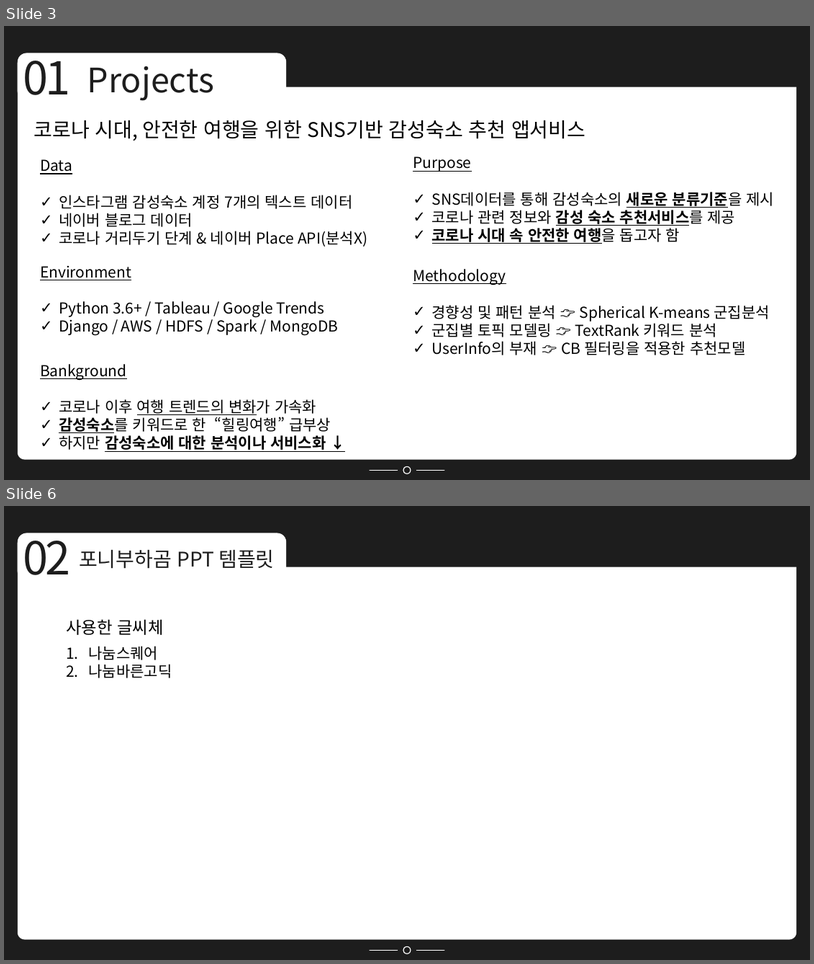
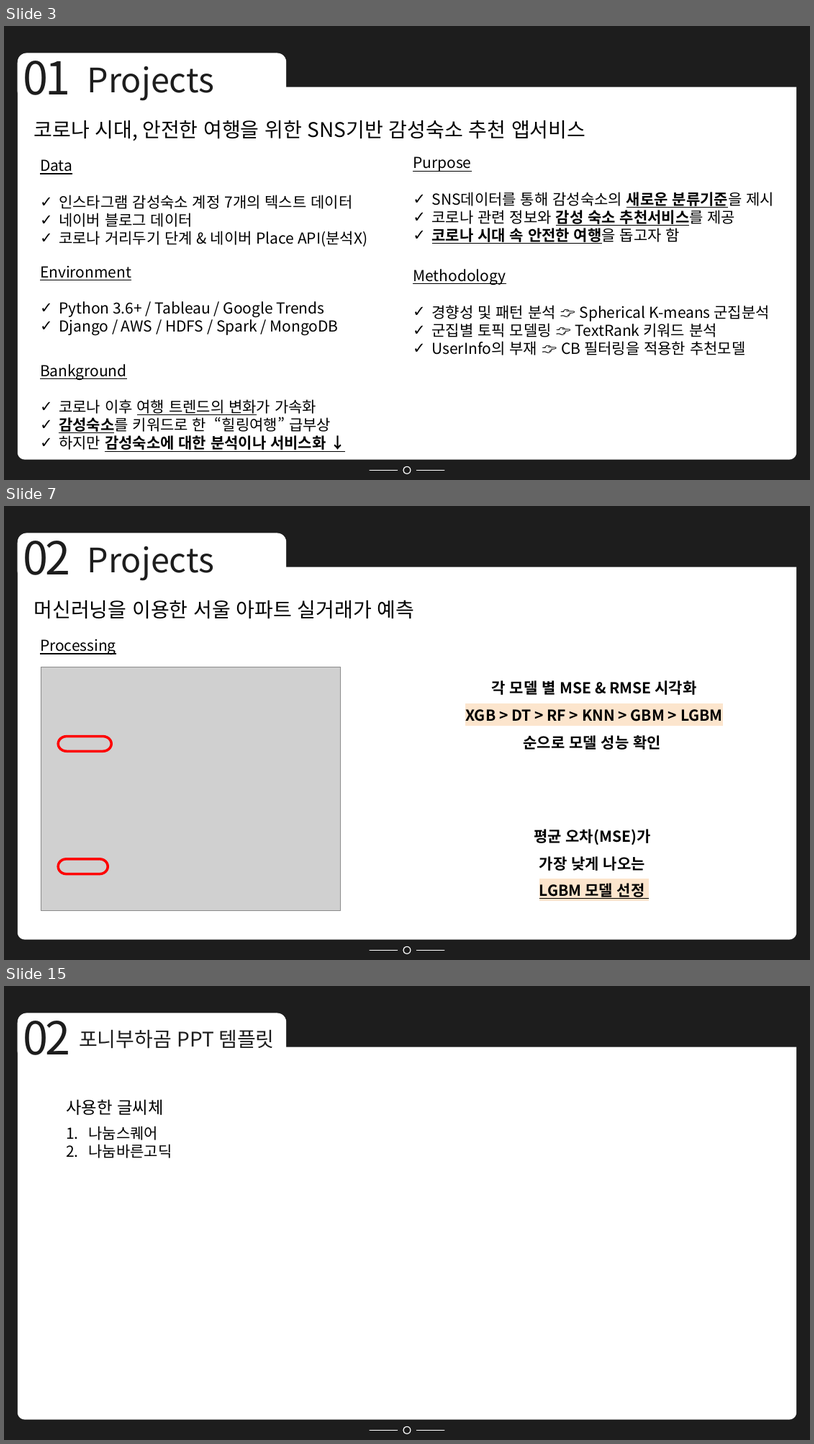
Before and after one commit to Minsung-commit/TIL, a slide deck: 포트폴리오 NEW.pptx. Shown one above the other, each under a label of ours: slides 3 and 6 before the commit, slides 3, 7 and 15 after it; the slides between them are not shown. The pictures are 814x964 and 814x1444 pixels, drawn with LibreOffice and Linux fonts; fonts in the diff are those of the drawing; grey boxes stand for pictures. Boxes give left, top, right and bottom in pixels: in the first picture for what was removed or moved away, otherwise in the second. Text is boxed around its words. In the diff, an @@ line names an element or a change of style, - is before the commit and + after.

```diff
--- a/포트폴리오 NEW.pptx
+++ b/포트폴리오 NEW.pptx
@@ slide 7 added at bbox=[4, 506, 810, 960], background #1D1D1D; not listed: 6 template elements that a slide beside it also shows @@
@@ text added at bbox=[23, 529, 70, 575], 54 pt, text #1D1D1D @@
+02
@@ text added at bbox=[88, 546, 214, 581], 40 pt, text #1D1D1D @@
+Projects
@@ text added at bbox=[34, 600, 415, 619], 24 pt, text #000000 @@
+머신러닝을 이용한 서울 아파트 실거래가 예측
@@ text added at bbox=[40, 639, 116, 655], 18 pt, text #000000, underline @@
+Processing
@@ picture added at bbox=[41, 667, 341, 911] @@
@@ text added at bbox=[466, 679, 723, 749], 18 pt, text #000000, bold @@
+각 모델 별 MSE & RMSE 시각화
+XGB > DT > RF > KNN > GBM > LGBM
+순으로 모델 성능 확인
@@ pill shape added at bbox=[59, 736, 112, 752], outline #FF0000 3 pt @@
@@ text added at bbox=[534, 829, 651, 898], 18 pt, text #000000, bold @@
+평균 오차(MSE)가
+가장 낮게 나오는
+LGBM 모델 선정
@@ pill shape added at bbox=[59, 859, 108, 874], outline #FF0000 3 pt @@
@@ what was slide 6 is now slide 15 @@
```
Also in this commit, not shown: 1 slide changed, 9 other slides added, 1 slide removed.
